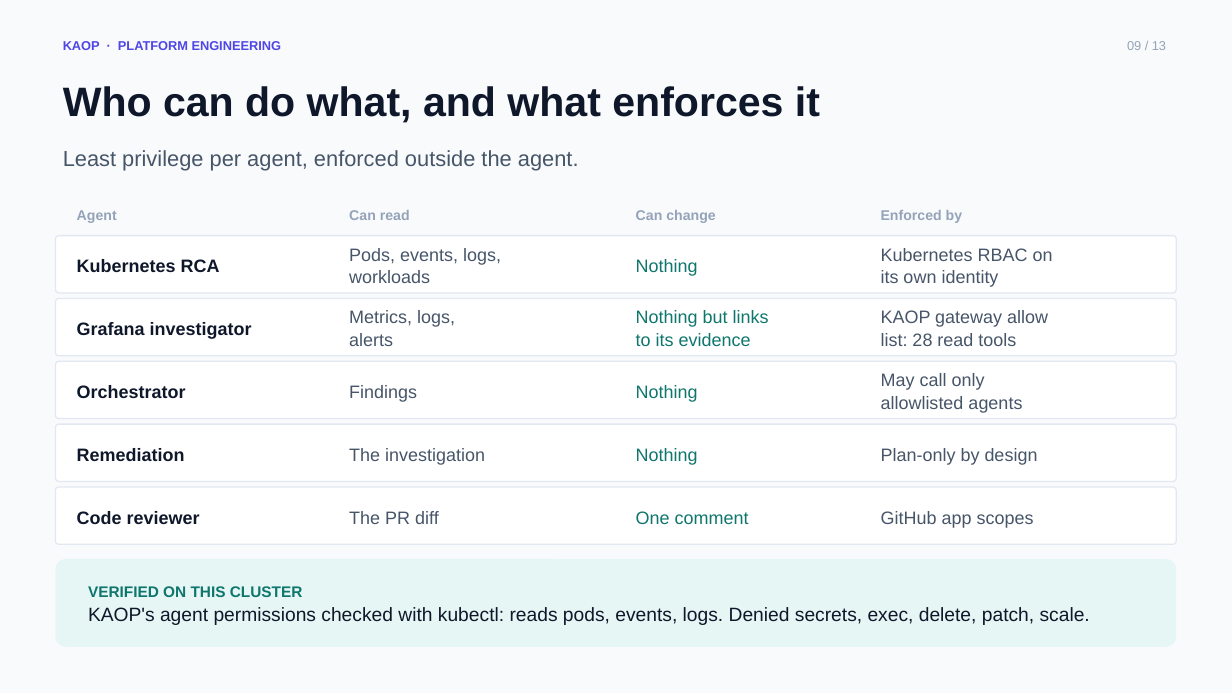
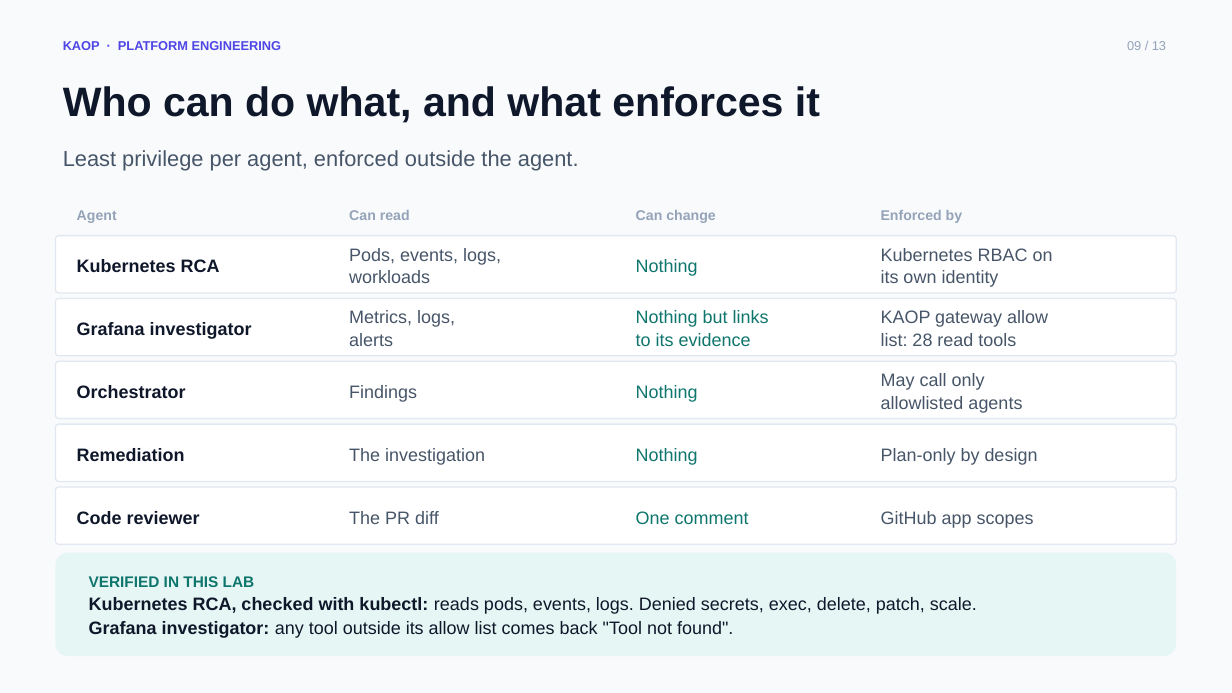
Before and after one commit to chizeni24/komodor-production-lab, a slide deck: slide 9 of docs/presentation/KAOP_Customer_Pitch.pptx. Drawn at 1232x693 pixels with LibreOffice and Linux fonts; fonts in the diff are those of the drawing. Boxes give left, top, right and bottom in pixels: in the first picture for what was removed or moved away, otherwise in the second. Text is boxed around its words. In the diff, an @@ line names an element or a change of style, - is before the commit and + after.

```diff
--- a/docs/presentation/KAOP_Customer_Pitch.pptx
+++ b/docs/presentation/KAOP_Customer_Pitch.pptx
@@ rounded rectangle "VERIFIED IN THIS LAB": place and size @@
-rounded rectangle "VERIFIED IN THIS LAB" at box(55, 559, 1177, 647)
+rounded rectangle "VERIFIED IN THIS LAB" at box(55, 553, 1177, 656)
@@ text in rounded rectangle at box(89, 576, 977, 638): text changed; size 15 to 14 pt @@
-VERIFIED ON THIS CLUSTER
-KAOP's agent permissions checked with kubectl: reads pods, events, logs. Denied secrets, exec, delete, patch, scale.
+VERIFIED IN THIS LAB
+Kubernetes RCA, checked with kubectl: reads pods, events, logs. Denied secrets, exec, delete, patch, scale.
+Grafana investigator: any tool outside its allow list comes back "Tool not found".
```
Also in this commit, not shown: 2 other slides changed, 1 slide added, 1 other file.
